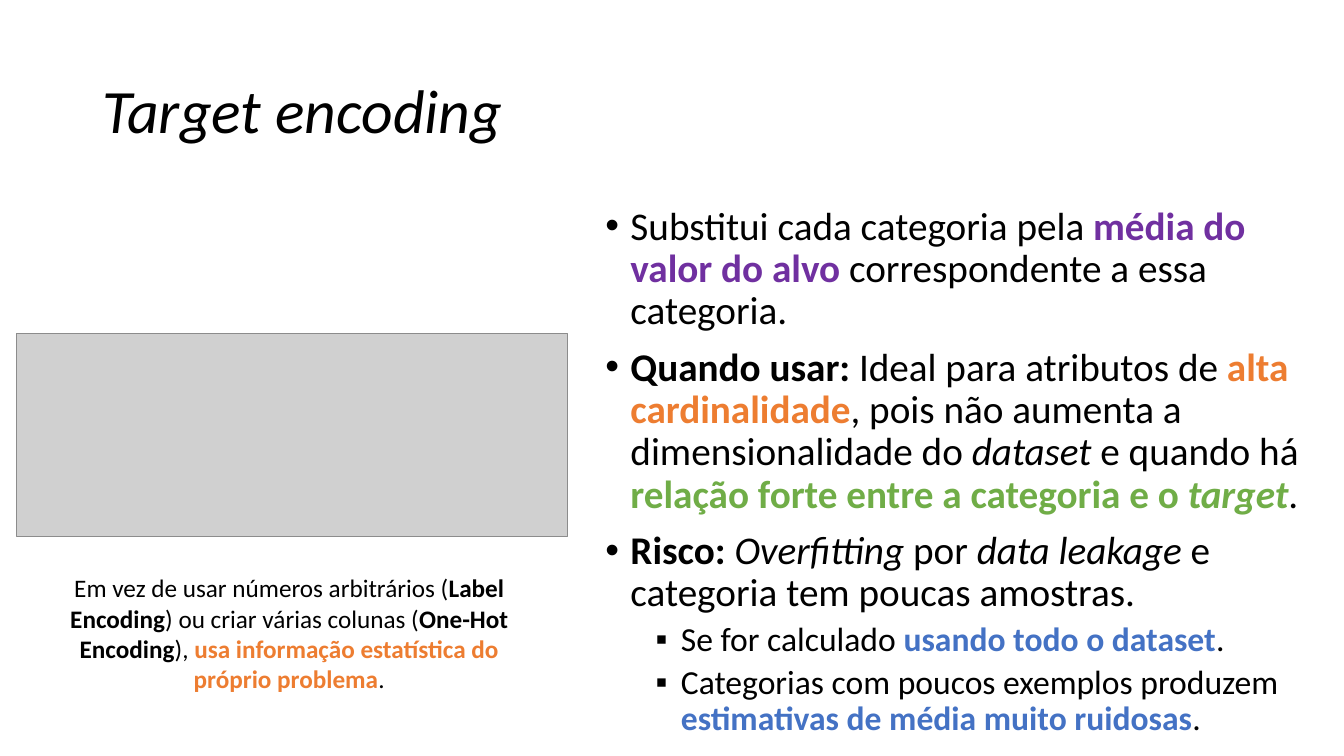
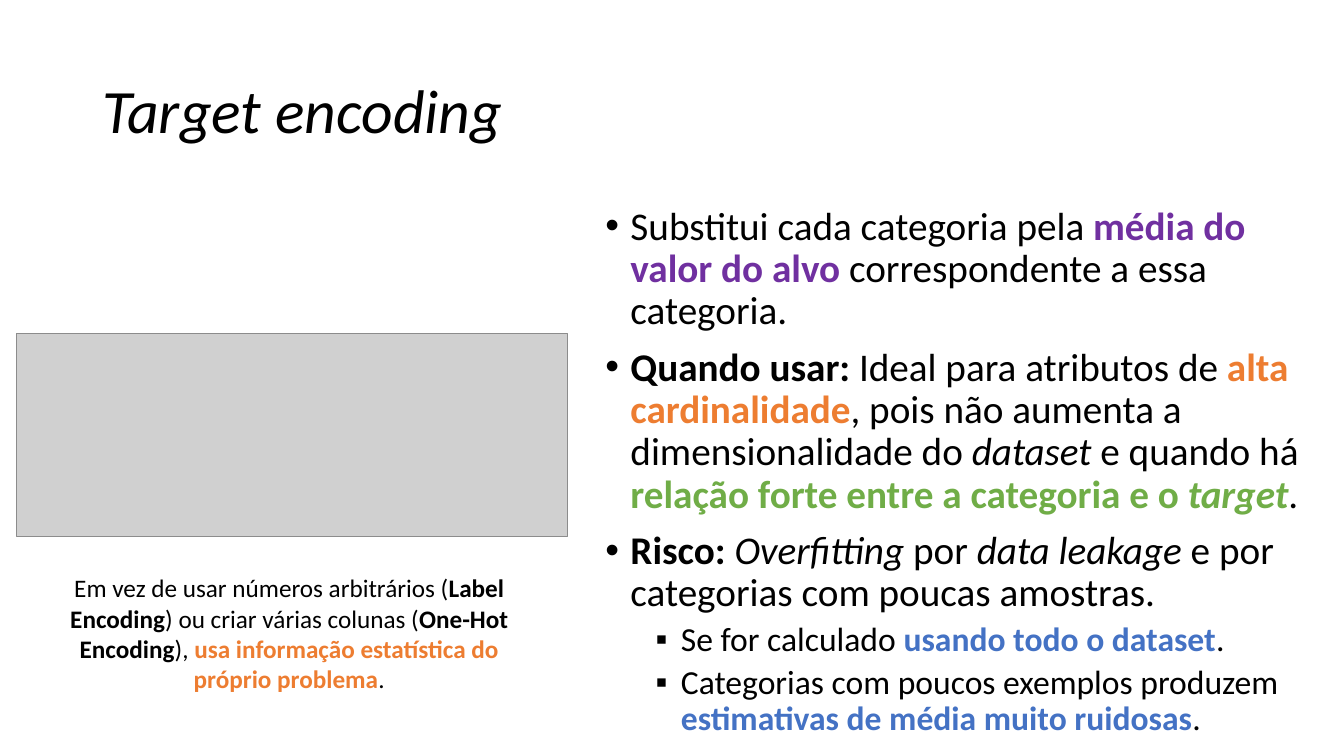
Before and after one commit to zz4fap/c24_inteligencia_artificial, a slide deck: slide 29 of slides/C24_Transformações.pptx. Drawn at 1344x756 pixels with LibreOffice and Linux fonts; fonts in the diff are those of the drawing; grey boxes stand for pictures. Boxes give left, top, right and bottom in pixels: in the first picture for what was removed or moved away, otherwise in the second. Text is boxed around its words. In the diff, an @@ line names an element or a change of style, - is before the commit and + after.

```diff
--- a/slides/C24_Transformações.pptx
+++ b/slides/C24_Transformações.pptx
@@ text at (630,536,1274,613): text changed @@
-• Risco: Overfitting por data leakage e categoria tem poucas amostras.
+• Risco: Overfitting por data leakage e por categorias com poucas amostras.
```
Also in this commit, not shown: 11 other slides changed, 1 other file.
